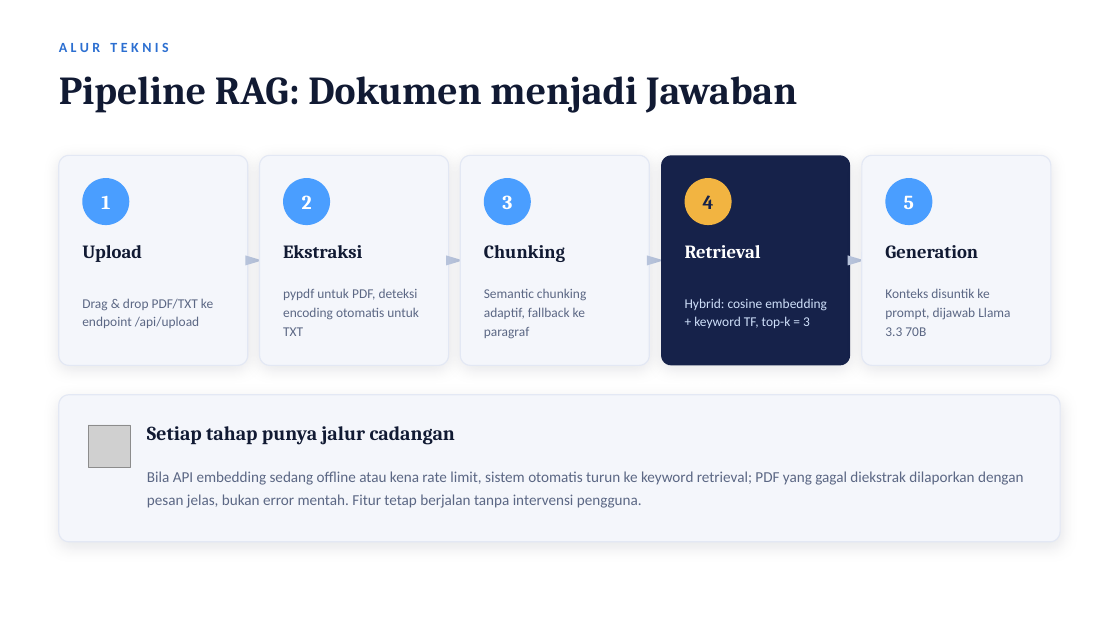
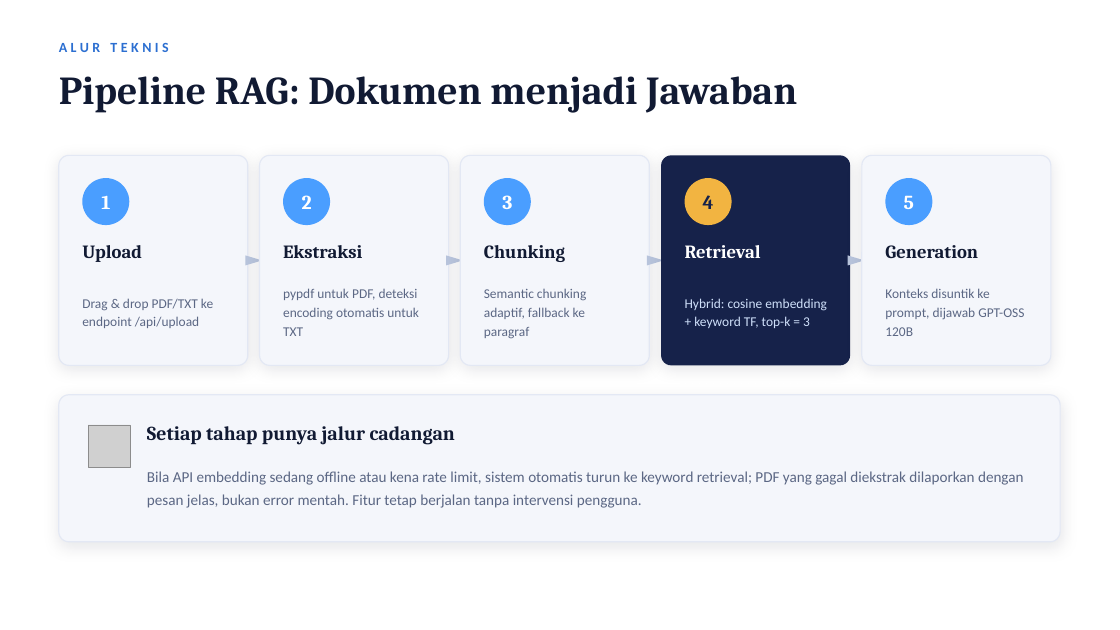
Before and after one commit to loxleyftsck/SCHOLARBOT-AI, a slide deck: slide 6 of ScholarBot_AI_Portfolio.pptx. Drawn at 1120x630 pixels with LibreOffice and Linux fonts; fonts in the diff are those of the drawing; grey boxes stand for pictures. Boxes give left, top, right and bottom in pixels: in the first picture for what was removed or moved away, otherwise in the second. Text is boxed around its words. In the diff, an @@ line names an element or a change of style, - is before the commit and + after.

```diff
--- a/ScholarBot_AI_Portfolio.pptx
+++ b/ScholarBot_AI_Portfolio.pptx
@@ text at box(885, 288, 1024, 336): text changed @@
-Konteks disuntik ke prompt, dijawab Llama 3.3 70B
+Konteks disuntik ke prompt, dijawab GPT-OSS 120B
```
Also in this commit, not shown: 9 other slides changed, 6 other files.
